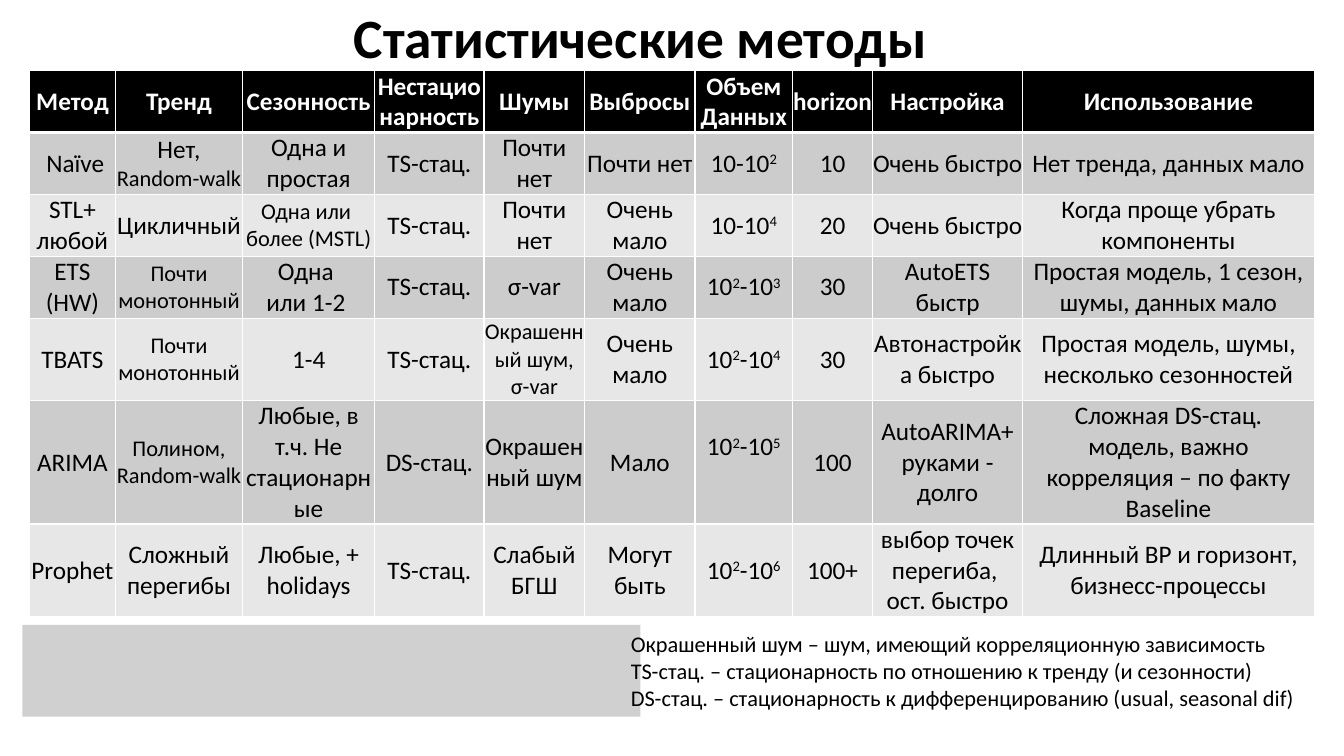
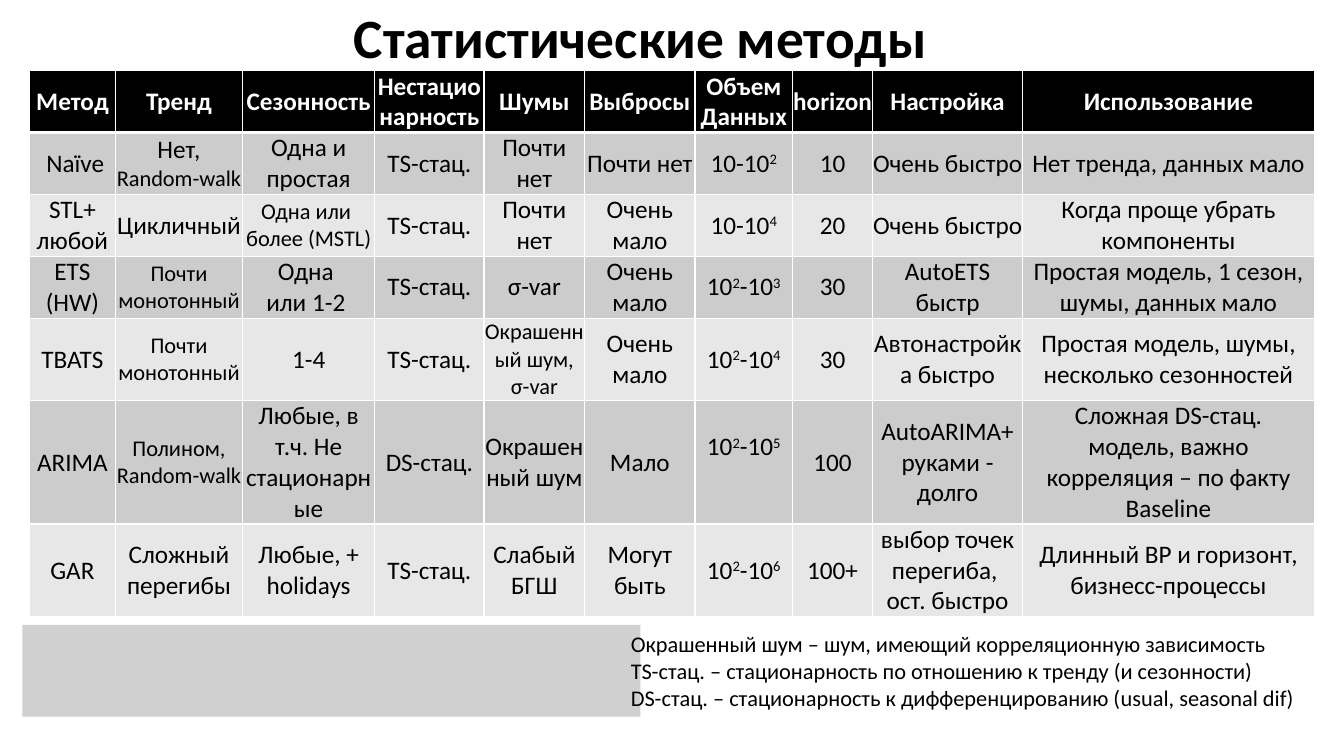
Before and after one commit to MVRonkin/TimeSeriesCourse, a slide deck: slide 11 of Last/LEC/01-2_Benchmarking.pptx (slide 12 before the commit). Drawn at 1344x756 pixels with LibreOffice and Linux fonts; fonts in the diff are those of the drawing; grey boxes stand for pictures. Boxes give left, top, right and bottom in pixels: in the first picture for what was removed or moved away, otherwise in the second. Text is boxed around its words. In the diff, an @@ line names an element or a change of style, - is before the commit and + after.

```diff
--- a/Last/LEC/01-2_Benchmarking.pptx
+++ b/Last/LEC/01-2_Benchmarking.pptx
@@ table at bbox=[29, 71, 1314, 617] @@
-row 7, column 1: Prophet
+row 7, column 1: GAR
```
Also in this commit, not shown: 7 other slides changed, 1 slide removed, 1 other file.
